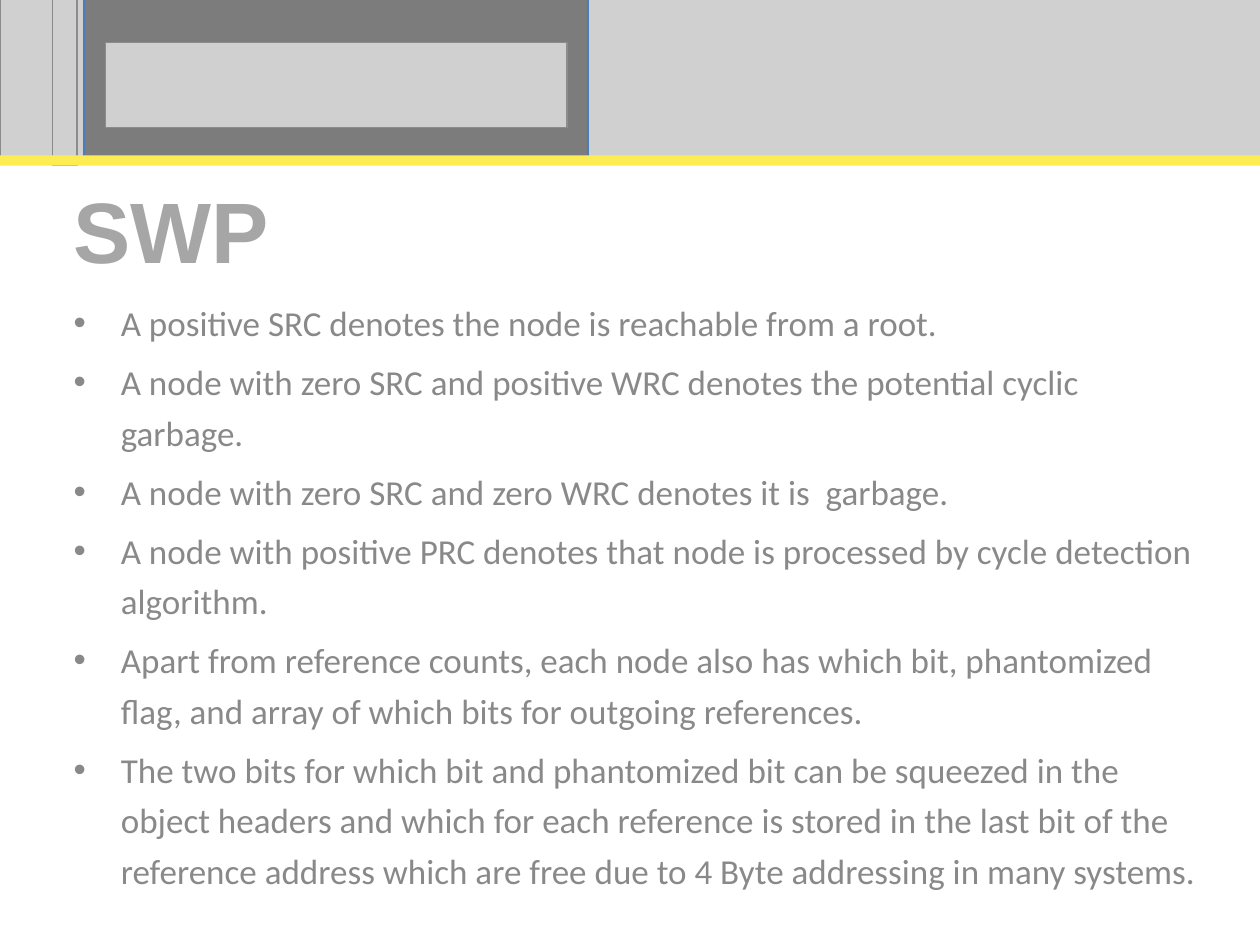
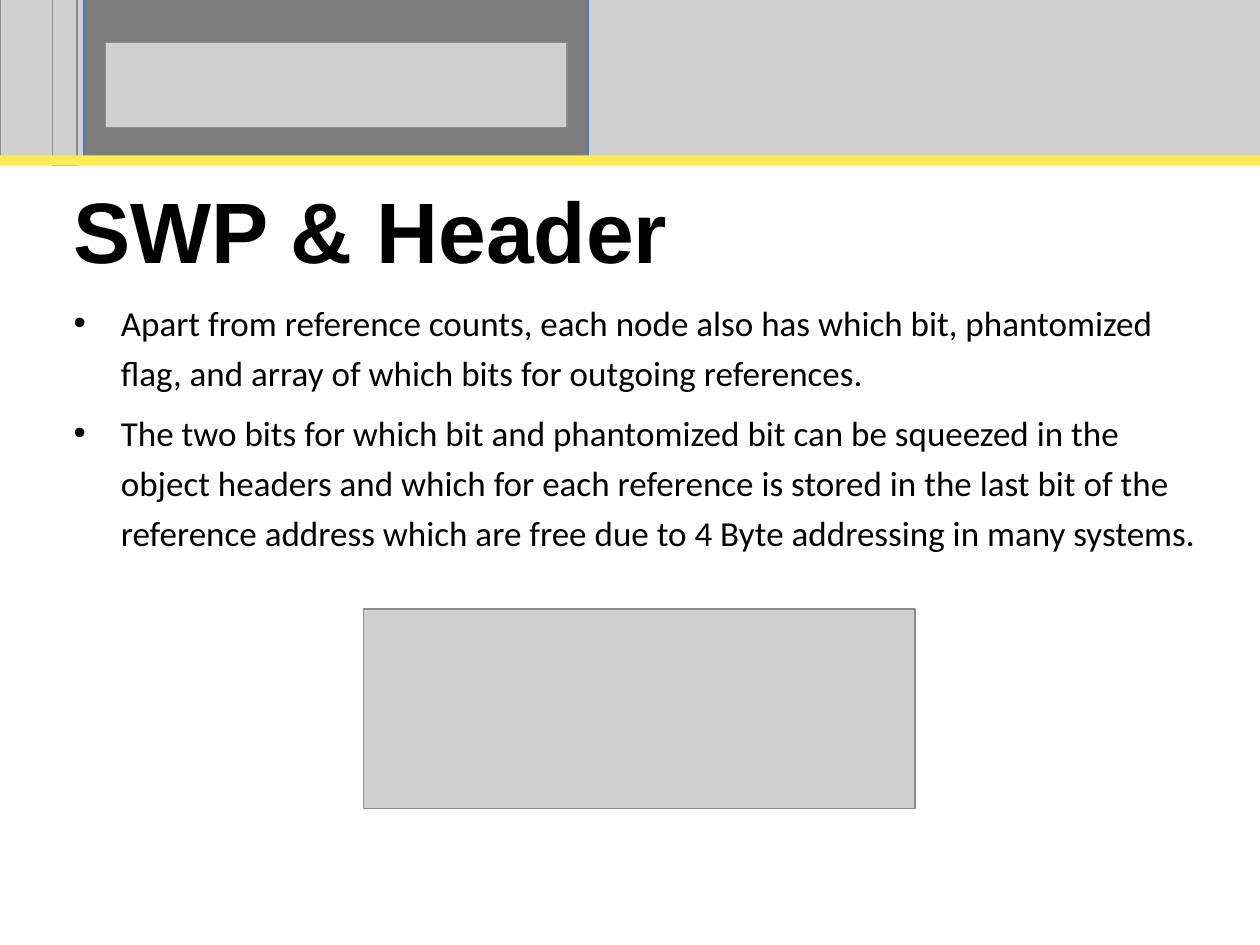
Before and after one commit to perpetualcoder/thesis, a slide deck: slide 33 of thesisppt/defense.ppt (slide 32 before the commit). Drawn at 1260x945 pixels with LibreOffice and Linux fonts; fonts in the diff are those of the drawing; grey boxes stand for pictures. Boxes give left, top, right and bottom in pixels: in the first picture for what was removed or moved away, otherwise in the second. Text is boxed around its words. In the diff, an @@ line names an element or a change of style, - is before the commit and + after.

```diff
--- a/thesisppt/defense.ppt
+++ b/thesisppt/defense.ppt
@@ title at [74,201,668,264]: text changed; text colour #A6A6A6 to #000000 @@
-SWP
+SWP & Header
@@ subtitle "Apart from reference counts, each ..." at [121,311,1194,552]: text colour #898989 to #000000; bullet colour #898989 to #000000 @@
@@ subtitle at [121,312,1191,620]: paragraphs removed @@
-• A positive SRC denotes the node is reachable from a root.
-• A node with zero SRC and positive WRC denotes the potential cyclic garbage.
-• A node with zero SRC and zero WRC denotes it is garbage.
-• A node with positive PRC denotes that node is processed by cycle detection algorithm.
@@ picture added at [364,609,916,808] @@
```
Also in this commit, not shown: 20 other slides changed, 3 slides added, 4 slides removed, 8 other files.
